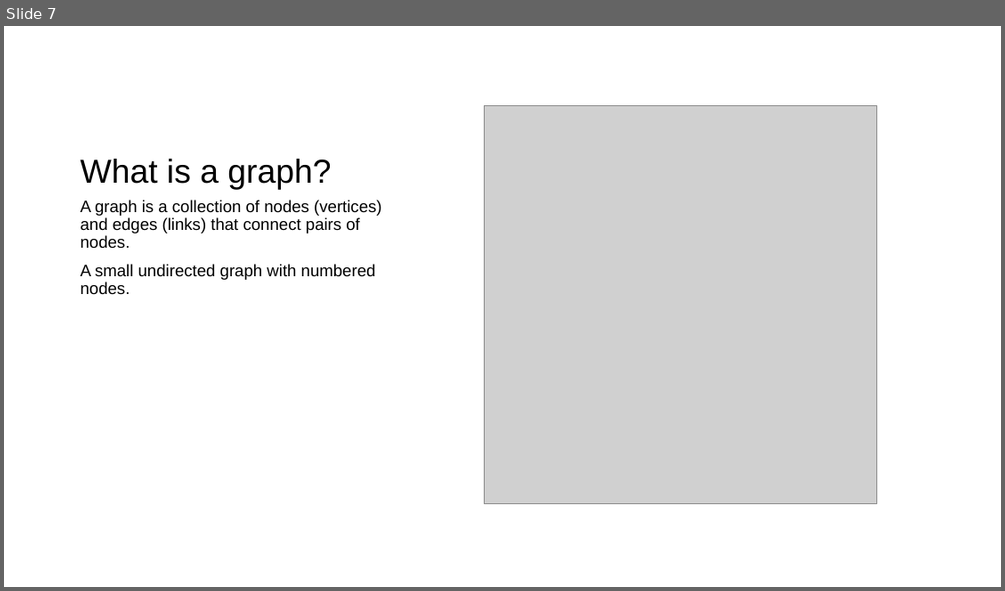
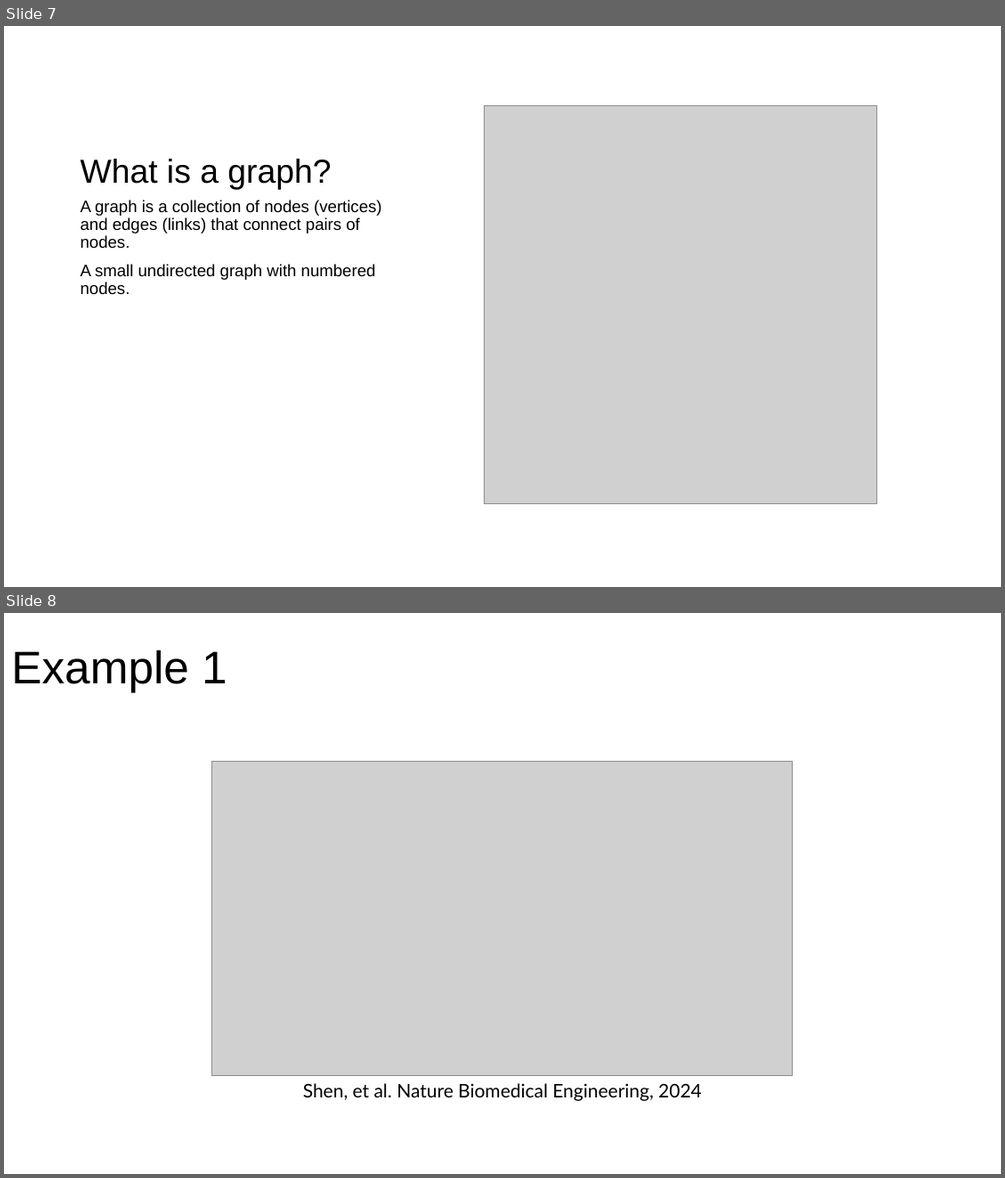
Before and after one commit to jaspershen-lab/MD7115-NTU, a slide deck: 3_materials/MD7115-Xiaotao.pptx. Shown one above the other, each under a label of ours: slide 7 before the commit, slides 7 and 8 after it. The pictures are 1005x591 and 1005x1178 pixels, drawn with LibreOffice and Linux fonts; fonts in the diff are those of the drawing; grey boxes stand for pictures; background and template pictures are left out. Boxes give left, top, right and bottom in pixels: in the first picture for what was removed or moved away, otherwise in the second. Text is boxed around its words. In the diff, an @@ line names an element or a change of style, - is before the commit and + after.

```diff
--- a/3_materials/MD7115-Xiaotao.pptx
+++ b/3_materials/MD7115-Xiaotao.pptx
@@ slide 8 added at bbox=[4, 613, 1001, 1174], background #FFFFFF @@
@@ title added at bbox=[11, 649, 227, 692], 44 pt, text #000000 @@
+Example 1
@@ picture added at bbox=[212, 762, 793, 1075] @@
@@ text added at bbox=[303, 1083, 702, 1101], 18 pt, text #000000 @@
+Shen, et al. Nature Biomedical Engineering, 2024
```
Also in this commit, not shown: 2 other slides added, 4 other files.
